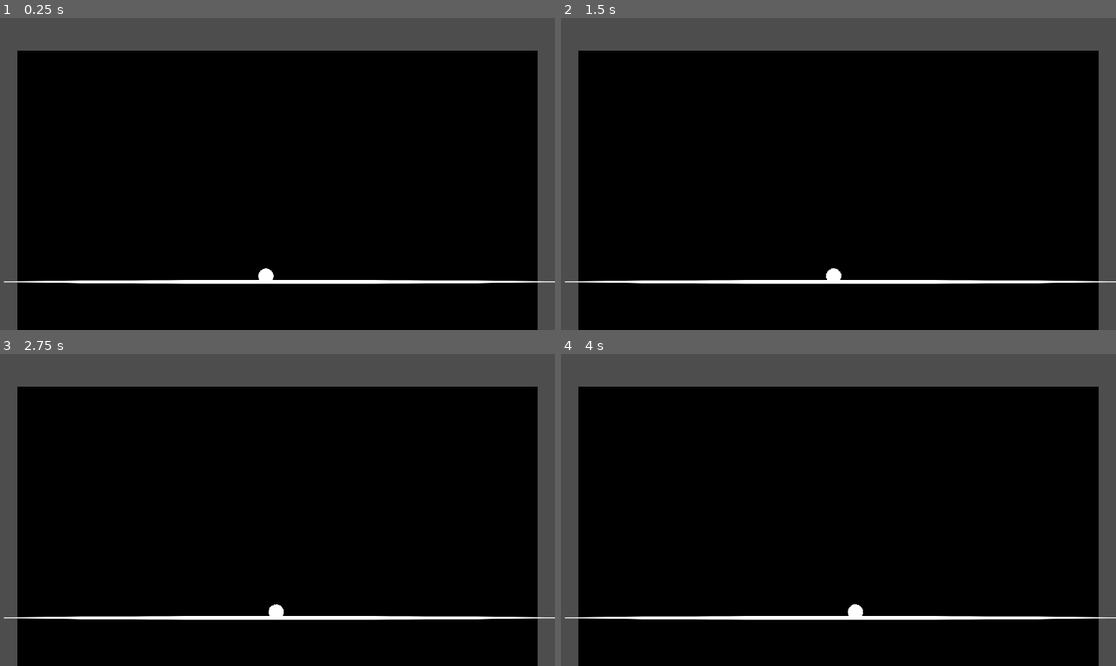
Above: before the commit, frames 1-4 (two rows, left to right).
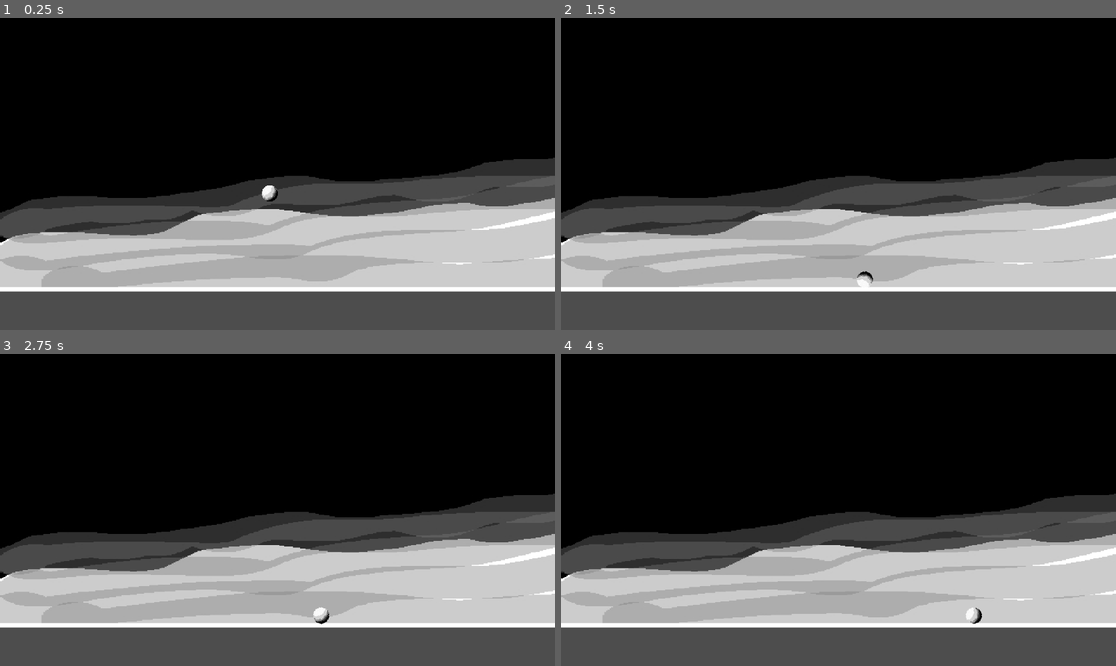
Above: after the commit, the same moments.

Repository: Pedrootarga/Brickout
Game: Godot game, scene res://Map/map_scene.tscn
Same seed, same stepped clock (60 frames per second), same inputs: the game is played once before the commit and once after it. Before the commit the project starts from res://main_scene.tscn.
Inputs:
- Up to frame 1 (0.25 s): no input
- Up to frame 2 (1.5 s): hold D (right) 0.53-1.28 s; hold A (left) from 1.28 s (still down)
- Up to frame 3 (2.75 s): release A (left) at 2.03 s; hold D (right) from 2.03 s (still down)
- Up to frame 4 (4 s): release D (right) at 3.53 s; hold A (left) from 3.53 s (still down)

The runs differ from the first frame. In frame 1, 59% of the frame differs, in the area x 0-100%, y 0-100%; in frame 2, 59%; in frame 3, 59%; in frame 4, 59%.

Commit message:
11.02

Diff:
--- /dev/null
+++ b/Brick/brick_scene.tscn
@@ -0,0 +1,85 @@
+[gd_scene load_steps=9 format=3 uid="uid://40x4koivufqn"]
+
+[sub_resource type="GDScript" id="GDScript_sa7mm"]
+script/source = "extends StaticBody2D
+
+
+# Called when the node enters the scene tree for the first time.
+func _ready() -> void:
+	pass # Replace with function body.
+
+
+# Called every frame. 'delta' is the elapsed time since the previous frame.
+func _process(delta: float) -> void:
+	pass
+"
+
+[sub_resource type="RectangleShape2D" id="RectangleShape2D_ttyhy"]
+size = Vector2(96, 96)
+
+[sub_resource type="Gradient" id="Gradient_3dost"]
+offsets = PackedFloat32Array(0)
+colors = PackedColorArray(1, 1, 1, 1)
+
+[sub_resource type="FastNoiseLite" id="FastNoiseLite_gtwnd"]
+
+[sub_resource type="NoiseTexture2D" id="NoiseTexture2D_l3vf1"]
+width = 96
+height = 96
+color_ramp = SubResource("Gradient_3dost")
+noise = SubResource("FastNoiseLite_gtwnd")
+
+[sub_resource type="Animation" id="Animation_fcixo"]
+length = 0.001
+tracks/0/type = "value"
+tracks/0/imported = false
+tracks/0/enabled = true
+tracks/0/path = NodePath(".:scale")
+tracks/0/interp = 1
+tracks/0/loop_wrap = true
+tracks/0/keys = {
+"times": PackedFloat32Array(0),
+"transitions": PackedFloat32Array(1),
+"update": 0,
+"values": [Vector2(1e-05, 1e-05)]
+}
+
+[sub_resource type="Animation" id="Animation_eiu32"]
+resource_name = "grow"
+tracks/0/type = "value"
+tracks/0/imported = false
+tracks/0/enabled = true
+tracks/0/path = NodePath(".:scale")
+tracks/0/interp = 1
+tracks/0/loop_wrap = true
+tracks/0/keys = {
+"times": PackedFloat32Array(0, 1),
+"transitions": PackedFloat32Array(1, 1),
+"update": 0,
+"values": [Vector2(1e-05, 1e-05), Vector2(1, 1)]
+}
+
+[sub_resource type="AnimationLibrary" id="AnimationLibrary_crcor"]
+_data = {
+"RESET": SubResource("Animation_fcixo"),
+"grow": SubResource("Animation_eiu32")
+}
+
+[node name="Node2DBrick" type="Node2D"]
+scale = Vector2(1e-05, 1e-05)
+
+[node name="Area2DBrick" type="StaticBody2D" parent="."]
+position = Vector2(48, 48)
+script = SubResource("GDScript_sa7mm")
+metadata/_edit_group_ = true
+
+[node name="CollisionShape2DBrick" type="CollisionShape2D" parent="Area2DBrick"]
+shape = SubResource("RectangleShape2D_ttyhy")
+
+[node name="Sprite2DBrick" type="Sprite2D" parent="Area2DBrick"]
+texture = SubResource("NoiseTexture2D_l3vf1")
+
+[node name="AnimationPlayer" type="AnimationPlayer" parent="."]
+libraries = {
+"": SubResource("AnimationLibrary_crcor")
+}
--- /dev/null
+++ b/Brick/main_brick_scene.tscn
@@ -0,0 +1,116 @@
+[gd_scene load_steps=9 format=3 uid="uid://bjlibglrmi5ta"]
+
+[sub_resource type="RectangleShape2D" id="RectangleShape2D_ttyhy"]
+size = Vector2(96, 96)
+
+[sub_resource type="Gradient" id="Gradient_3dost"]
+offsets = PackedFloat32Array(0)
+colors = PackedColorArray(1, 1, 1, 1)
+
+[sub_resource type="FastNoiseLite" id="FastNoiseLite_gtwnd"]
+
+[sub_resource type="NoiseTexture2D" id="NoiseTexture2D_l3vf1"]
+width = 96
+height = 96
+color_ramp = SubResource("Gradient_3dost")
+noise = SubResource("FastNoiseLite_gtwnd")
+
+[sub_resource type="Animation" id="Animation_fcixo"]
+length = 0.001
+tracks/0/type = "value"
+tracks/0/imported = false
+tracks/0/enabled = true
+tracks/0/path = NodePath(".:scale")
+tracks/0/interp = 1
+tracks/0/loop_wrap = true
+tracks/0/keys = {
+"times": PackedFloat32Array(0),
+"transitions": PackedFloat32Array(1),
+"update": 0,
+"values": [Vector2(1e-05, 1e-05)]
+}
+
+[sub_resource type="Animation" id="Animation_eiu32"]
+resource_name = "grow"
+tracks/0/type = "value"
+tracks/0/imported = false
+tracks/0/enabled = true
+tracks/0/path = NodePath(".:scale")
+tracks/0/interp = 1
+tracks/0/loop_wrap = true
+tracks/0/keys = {
+"times": PackedFloat32Array(0, 1),
+"transitions": PackedFloat32Array(1, 1),
+"update": 0,
+"values": [Vector2(1e-05, 1e-05), Vector2(1, 1)]
+}
+
+[sub_resource type="AnimationLibrary" id="AnimationLibrary_crcor"]
+_data = {
+"RESET": SubResource("Animation_fcixo"),
+"grow": SubResource("Animation_eiu32")
+}
+
+[sub_resource type="RectangleShape2D" id="RectangleShape2D_djv7o"]
+size = Vector2(32, 32)
+
+[node name="Node2D" type="Node2D"]
+
+[node name="Node2DBrick" type="Node2D" parent="."]
+scale = Vector2(1e-05, 1e-05)
+metadata/_edit_group_ = true
+
+[node name="StaticBody2DBrick" type="StaticBody2D" parent="Node2DBrick"]
+position = Vector2(48, 48)
+
+[node name="CollisionShape2DBrick" type="CollisionShape2D" parent="Node2DBrick/StaticBody2DBrick"]
+shape = SubResource("RectangleShape2D_ttyhy")
+
+[node name="Sprite2DBrick" type="Sprite2D" parent="Node2DBrick/StaticBody2DBrick"]
+texture = SubResource("NoiseTexture2D_l3vf1")
+
+[node name="AnimationPlayer" type="AnimationPlayer" parent="Node2DBrick"]
+libraries = {
+"": SubResource("AnimationLibrary_crcor")
+}
+
+[node name="Node2DSpawnerRight" type="Node2D" parent="."]
+position = Vector2(96, 0)
+
+[node name="Area2DSpawner" type="Area2D" parent="Node2DSpawnerRight"]
+
+[node name="CollisionShape2DSpawner" type="CollisionShape2D" parent="Node2DSpawnerRight/Area2DSpawner"]
+position = Vector2(16, 16)
+shape = SubResource("RectangleShape2D_djv7o")
+
+[node name="Node2DSpawnerDown" type="Node2D" parent="."]
+position = Vector2(96, 96)
+rotation = 1.5708
+metadata/_edit_group_ = true
+
+[node name="Area2DSpawner" type="Area2D" parent="Node2DSpawnerDown"]
+
+[node name="CollisionShape2DSpawner" type="CollisionShape2D" parent="Node2DSpawnerDown/Area2DSpawner"]
+position = Vector2(16, 16)
+shape = SubResource("RectangleShape2D_djv7o")
+
+[node name="Node2DSpawnerLeft" type="Node2D" parent="."]
+position = Vector2(0, 96)
+rotation = 3.14159
+metadata/_edit_group_ = true
+
+[node name="Area2DSpawner" type="Area2D" parent="Node2DSpawnerLeft"]
+
+[node name="CollisionShape2DSpawner" type="CollisionShape2D" parent="Node2DSpawnerLeft/Area2DSpawner"]
+position = Vector2(16, 16)
+shape = SubResource("RectangleShape2D_djv7o")
+
+[node name="Node2DSpawnerUp" type="Node2D" parent="."]
+rotation = 4.71239
+metadata/_edit_group_ = true
+
+[node name="Area2DSpawner" type="Area2D" parent="Node2DSpawnerUp"]
+
+[node name="CollisionShape2DSpawner" type="CollisionShape2D" parent="Node2DSpawnerUp/Area2DSpawner"]
+position = Vector2(16, 16)
+shape = SubResource("RectangleShape2D_djv7o")
--- /dev/null
+++ b/Map/map_scene.tscn
@@ -0,0 +1,51 @@
+[gd_scene load_steps=7 format=3 uid="uid://dfbw5usx3ttwx"]
+
+[ext_resource type="Texture2D" uid="uid://bcd2ia27ier5n" path="res://Map/Background.jpeg" id="1_jxrne"]
+[ext_resource type="Texture2D" uid="uid://dmegddtpjdgd0" path="res://Map/Floor.png" id="2_1gsov"]
+[ext_resource type="PackedScene" uid="uid://y6e80ot4ui7h" path="res://Player/player_scene.tscn" id="3_6haov"]
+
+[sub_resource type="RectangleShape2D" id="RectangleShape2D_rwfrf"]
+size = Vector2(0.200303, 10367.9)
+
+[sub_resource type="PhysicsMaterial" id="PhysicsMaterial_b8uhv"]
+
+[sub_resource type="RectangleShape2D" id="RectangleShape2D_1wmuk"]
+size = Vector2(32.2238, 351.999)
+
+[node name="Node2DScene" type="Node2D"]
+position = Vector2(0, -48)
+
+[node name="Sprite2D - background" type="Sprite2D" parent="."]
+texture_filter = 1
+position = Vector2(576, 327.5)
+scale = Vector2(3.6, 1.74687)
+texture = ExtResource("1_jxrne")
+
+[node name="StaticBody2DWall" type="StaticBody2D" parent="."]
+position = Vector2(21168, 770.001)
+scale = Vector2(1278.06, 0.0625005)
+
+[node name="CollisionShape2DWall1" type="CollisionShape2D" parent="StaticBody2DWall"]
+position = Vector2(-16.6627, -6367.96)
+shape = SubResource("RectangleShape2D_rwfrf")
+
+[node name="CollisionShape2DWall2" type="CollisionShape2D" parent="StaticBody2DWall"]
+position = Vector2(-15.5611, -6367.96)
+shape = SubResource("RectangleShape2D_rwfrf")
+
+[node name="StaticBody2DFloor" type="StaticBody2D" parent="."]
+position = Vector2(576, 651)
+scale = Vector2(35.75, 0.250001)
+physics_material_override = SubResource("PhysicsMaterial_b8uhv")
+metadata/_edit_group_ = true
+
+[node name="CollisionShape2DFloor" type="CollisionShape2D" parent="StaticBody2DFloor"]
+shape = SubResource("RectangleShape2D_1wmuk")
+
+[node name="Sprite2DFloor" type="Sprite2D" parent="StaticBody2DFloor"]
+position = Vector2(7.15256e-07, -157.999)
+scale = Vector2(0.322238, 0.359997)
+texture = ExtResource("2_1gsov")
+
+[node name="RigidBody2DPlayer" parent="." instance=ExtResource("3_6haov")]
+position = Vector2(560, 384)
--- a/rigid_body_2d.gd
+++ b/Player/player_scene.gd
@@ -3,7 +3,7 @@
 func _process(delta: float) -> void:
 	var direction : float = 0.0
 	if Input.is_action_pressed("left"):
-		direction = direction - 1.0
+		direction = direction - 5.0
 	if Input.is_action_pressed("right"):
-		direction = direction + 1.0
+		direction = direction + 5.0
 	apply_central_impulse(Vector2(direction,0))
--- /dev/null
+++ b/Player/player_scene.tscn
@@ -0,0 +1,23 @@
+[gd_scene load_steps=5 format=3 uid="uid://y6e80ot4ui7h"]
+
+[ext_resource type="Script" path="res://Player/player_scene.gd" id="1_10060"]
+[ext_resource type="Texture2D" uid="uid://cqmxpoj1ijj6u" path="res://Player/Brickout.webp" id="2_uohxt"]
+
+[sub_resource type="PhysicsMaterial" id="PhysicsMaterial_n6lmc"]
+
+[sub_resource type="CircleShape2D" id="CircleShape2D_vjqf5"]
+radius = 16.0
+
+[node name="RigidBody2DPlayer" type="RigidBody2D"]
+physics_material_override = SubResource("PhysicsMaterial_n6lmc")
+script = ExtResource("1_10060")
+metadata/_edit_group_ = true
+
+[node name="CollisionShape2DPlayer" type="CollisionShape2D" parent="."]
+shape = SubResource("CircleShape2D_vjqf5")
+
+[node name="Sprite2DPlayer" type="Sprite2D" parent="."]
+texture_filter = 1
+position = Vector2(-3.8147e-06, -7.15256e-07)
+scale = Vector2(1.5, 1.5)
+texture = ExtResource("2_uohxt")
--- a/icon.svg
+++ /dev/null
@@ -1 +0,0 @@
-<svg xmlns="http://www.w3.org/2000/svg" width="128" height="128"><rect width="124" height="124" x="2" y="2" fill="#363d52" stroke="#212532" stroke-width="4" rx="14"/><g fill="#fff" transform="translate(12.322 12.322)scale(.101)"><path d="M105 673v33q407 354 814 0v-33z"/><path fill="#478cbf" d="m105 673 152 14q12 1 15 14l4 67 132 10 8-61q2-11 15-15h162q13 4 15 15l8 61 132-10 4-67q3-13 15-14l152-14V427q30-39 56-81-35-59-83-108-43 20-82 47-40-37-88-64 7-51 8-102-59-28-123-42-26 43-46 89-49-7-98 0-20-46-46-89-64 14-123 42 1 51 8 102-48 27-88 64-39-27-82-47-48 49-83 108 26 42 56 81zm0 33v39c0 276 813 276 814 0v-39l-134 12-5 69q-2 10-14 13l-162 11q-12 0-16-11l-10-65H446l-10 65q-4 11-16 11l-162-11q-12-3-14-13l-5-69z"/><path d="M483 600c0 34 58 34 58 0v-86c0-34-58-34-58 0z"/><circle cx="725" cy="526" r="90"/><circle cx="299" cy="526" r="90"/></g><g fill="#414042" transform="translate(12.322 12.322)scale(.101)"><circle cx="307" cy="532" r="60"/><circle cx="717" cy="532" r="60"/></g></svg>
--- a/main_scene.tscn
+++ /dev/null
@@ -1,49 +0,0 @@
-[gd_scene load_steps=8 format=3 uid="uid://dfbw5usx3ttwx"]
-
-[ext_resource type="Texture2D" uid="uid://cqmxpoj1ijj6u" path="res://Brickout.webp" id="1_8sykk"]
-[ext_resource type="Script" path="res://rigid_body_2d.gd" id="2_6whta"]
-
-[sub_resource type="Gradient" id="Gradient_3a24a"]
-offsets = PackedFloat32Array(0)
-colors = PackedColorArray(0, 0, 0, 1)
-
-[sub_resource type="FastNoiseLite" id="FastNoiseLite_2fcsw"]
-
-[sub_resource type="NoiseTexture2D" id="NoiseTexture2D_gto7b"]
-color_ramp = SubResource("Gradient_3a24a")
-noise = SubResource("FastNoiseLite_2fcsw")
-
-[sub_resource type="RectangleShape2D" id="RectangleShape2D_rwfrf"]
-
-[sub_resource type="CircleShape2D" id="CircleShape2D_bbukb"]
-
-[node name="Node2D" type="Node2D"]
-
-[node name="background" type="Sprite2D" parent="."]
-position = Vector2(576, 360)
-scale = Vector2(2.10937, 1.14062)
-texture = SubResource("NoiseTexture2D_gto7b")
-
-[node name="StaticBody2D" type="StaticBody2D" parent="."]
-position = Vector2(580, 548)
-scale = Vector2(35.75, 0.250001)
-
-[node name="ground" type="Sprite2D" parent="StaticBody2D"]
-texture = ExtResource("1_8sykk")
-
-[node name="CollisionShape2D" type="CollisionShape2D" parent="StaticBody2D"]
-shape = SubResource("RectangleShape2D_rwfrf")
-
-[node name="RigidBody2D" type="RigidBody2D" parent="."]
-position = Vector2(552, 512)
-script = ExtResource("2_6whta")
-metadata/_edit_group_ = true
-
-[node name="CollisionShape2D" type="CollisionShape2D" parent="RigidBody2D"]
-shape = SubResource("CircleShape2D_bbukb")
-
-[node name="player" type="Sprite2D" parent="RigidBody2D"]
-texture_filter = 1
-position = Vector2(0, 1.52588e-05)
-scale = Vector2(1, 0.999999)
-texture = ExtResource("1_8sykk")
--- a/project.godot
+++ b/project.godot
@@ -11,9 +11,9 @@
 [application]
 
 config/name="Brickout"
-run/main_scene="res://main_scene.tscn"
+run/main_scene="res://Map/map_scene.tscn"
 config/features=PackedStringArray("4.3", "Forward Plus")
-config/icon="res://6e104641-36d2-4a17-b119-01fac5a1558d.webp"
+config/icon="res://Other/Icon.webp"
 
 [input]
 
Binary file removed: Brickout.webp
Binary file added: Map/Background.jpeg
Not shown, changed: Map/Background.jpeg.import
Binary file added: Map/Floor.png
Not shown, changed: Map/Floor.png.import
Renamed: 6e104641-36d2-4a17-b119-01fac5a1558d.webp -> Other/Icon.webp
Not shown, added: Other/Icon.webp.import
Binary file added: Player/Brickout.webp
Not shown, changed: Player/Brickout.webp.import
Binary file added: background.aseprite
Not shown, added: mai7E96.tmp
Not shown, added: maiF2CB.tmp
